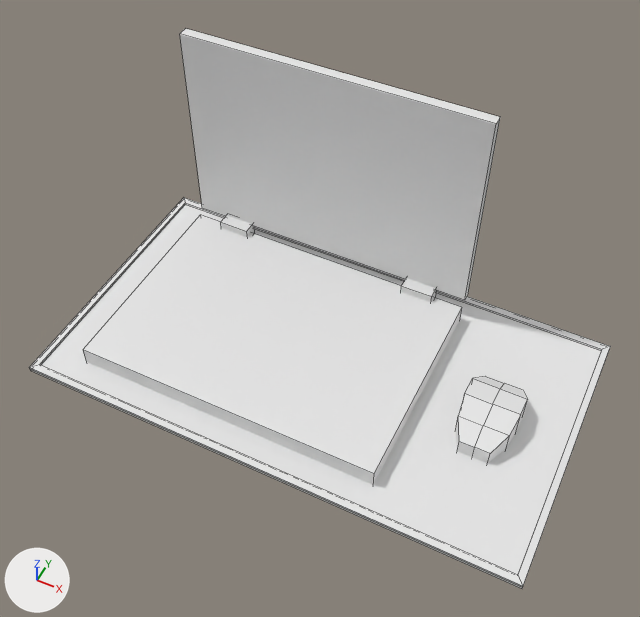
The FBX model Assets/Kitnet Assets/Notebook.fbx, before and after one commit.
Both versions are drawn from a 50 mm lens placed at (1.123, -0.34, 0.79), pointed at (0.849, 0.209, 0.104). The lights are fixed; the arrows at lower left show +X, +Y and +Z. The first picture is the older version. Mesh edges are drawn as thin lines. Vertices at exactly the same position are counted once.

The first picture shows 'mouse', 'mousepad', 'notebook'.
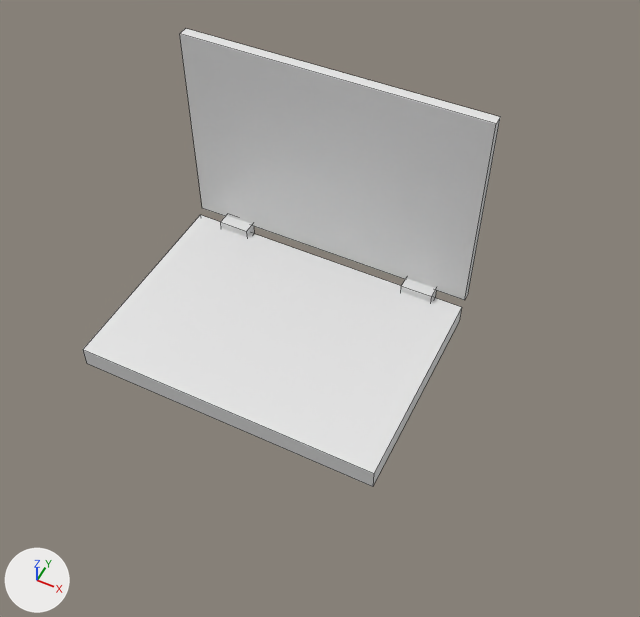
The newer file is also turned or shifted as a whole; pictures and numbers use the older file's frame.

What differs and where, as boxes (x1, y1, x2, y2) in the pictures (640 x 617 px; the box of a moved part takes in the faces that stretch with it):
'mousepad', deleted: before (29, 198, 611, 589)
'mouse', deleted: before (456, 376, 528, 463)
part 1 of me_cube, moved or reshaped: (220, 215, 254, 237) in both
part 2 of me_cube, moved or reshaped: (400, 278, 436, 302) in both

Patch to the scene script:
```diff
--- a/Assets/Kitnet Assets/Notebook.fbx.py
+++ b/Assets/Kitnet Assets/Notebook.fbx.py
@@ me_cube @@
 me_cube.from_pydata(...)  # 32 vertices, 24 faces; spans x -0.18..0.18, y -0.252..0.019, z 0.0..0.284
 # used by ob_notebook; location = (0.78, 0.36, -0.014)
+# me_cube part 1
+# 6 faces are deleted
+# 6 new faces join them
+# me_cube part 2
+# 6 faces are deleted
+# 6 new faces join them
 me_cube.materials.append(mat_material)
@@ ob_mousepad @@
-ob_mousepad = bpy.data.objects.new('mousepad', me_plane)
-ob_mousepad.location = (0.84, 0.388, -0.01)
@@ ob_mouse @@
-ob_mouse = bpy.data.objects.new('mouse', me_cube_001)
-ob_mouse.location = (1.04, 0.234, -0.015)
```
